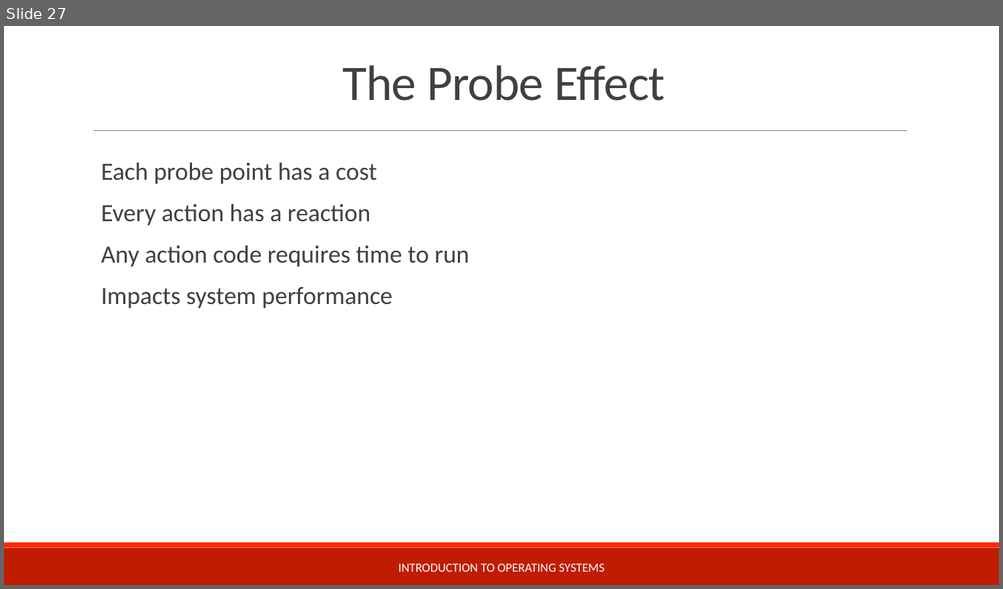
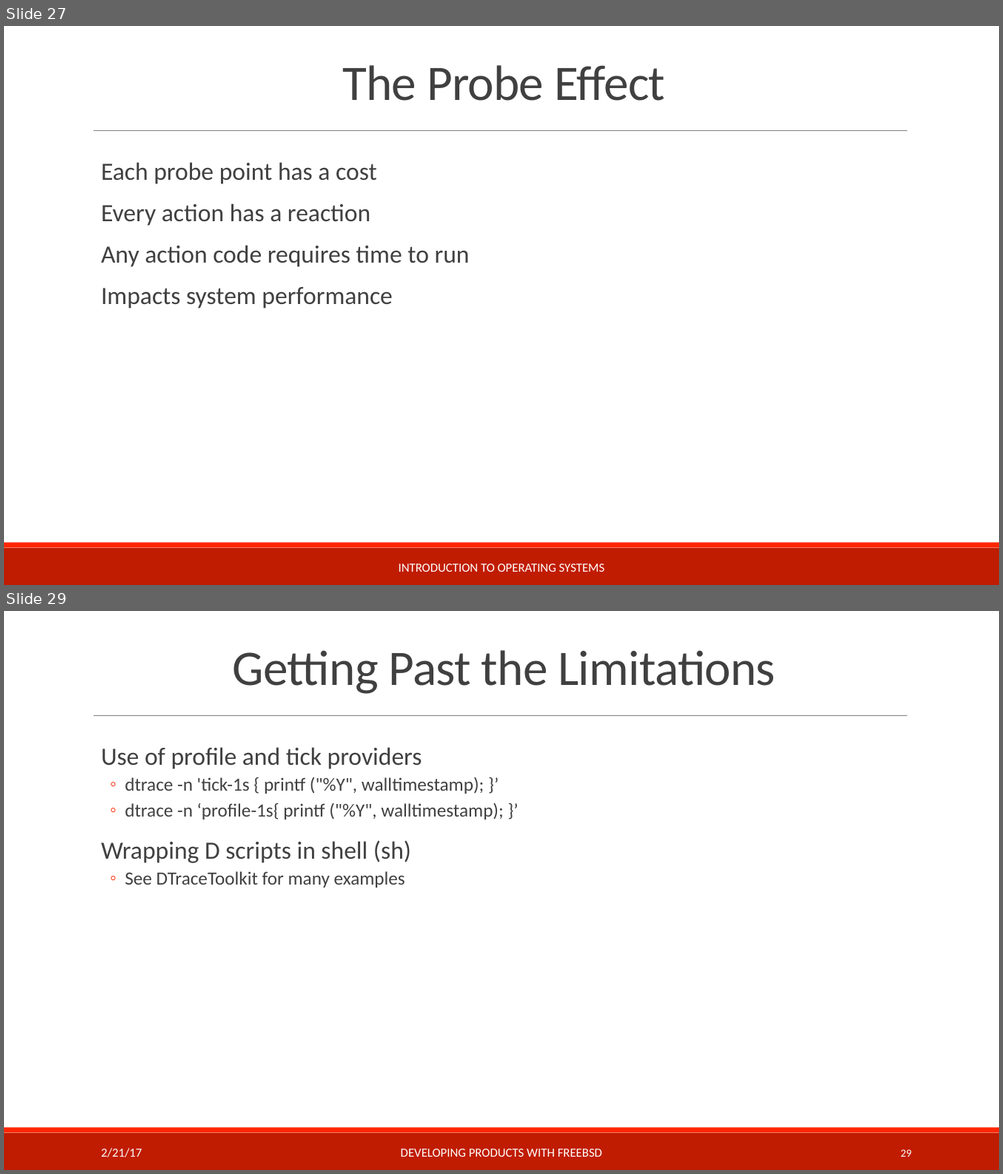
Before and after one commit to teachbsd/course, a slide deck: undergraduate/lectures/tracing.pptx. Shown one above the other, each under a label of ours: slide 27 before the commit, slides 27 and 29 after it; the slides between them are not shown. The pictures are 1003x589 and 1003x1174 pixels, drawn with LibreOffice and Linux fonts; fonts in the diff are those of the drawing; background and template pictures are left out. Boxes give left, top, right and bottom in pixels: in the first picture for what was removed or moved away, otherwise in the second. Text is boxed around its words. In the diff, an @@ line names an element or a change of style, - is before the commit and + after.

```diff
--- a/undergraduate/lectures/tracing.pptx
+++ b/undergraduate/lectures/tracing.pptx
@@ slide 29 added at (x1=4, y1=611, x2=999, y2=1170), background #FFFFFF; not listed: 3 template elements that a slide beside it also shows @@
@@ title added at (x1=232, y1=650, x2=775, y2=694), 48 pt, text #404040 @@
+Getting Past the Limitations
@@ text added at (x1=101, y1=747, x2=503, y2=888), 18 pt, text #404040 @@
+  Use of profile and tick providers
+  ◦ dtrace -n 'tick-1s { printf ("%Y", walltimestamp); }’
+  ◦ dtrace -n ‘profile-1s{ printf ("%Y", walltimestamp); }’
+  Wrapping D scripts in shell (sh)
+  ◦ See DTraceToolkit for many examples
@@ text added at (x1=101, y1=1148, x2=142, y2=1158), 12 pt, text #FFFFFF @@
+2/21/17
@@ text added at (x1=401, y1=1149, x2=602, y2=1157), 12 pt, text #FFFFFF @@
+DEVELOPING PRODUCTS WITH FREEBSD
@@ page number added at (x1=900, y1=1150, x2=911, y2=1157), 10.5 pt, text #FFFFFF @@
+29
```
Also in this commit, not shown: 5 slides changed, 2 other slides added, 1 slide removed, 1 other file.
